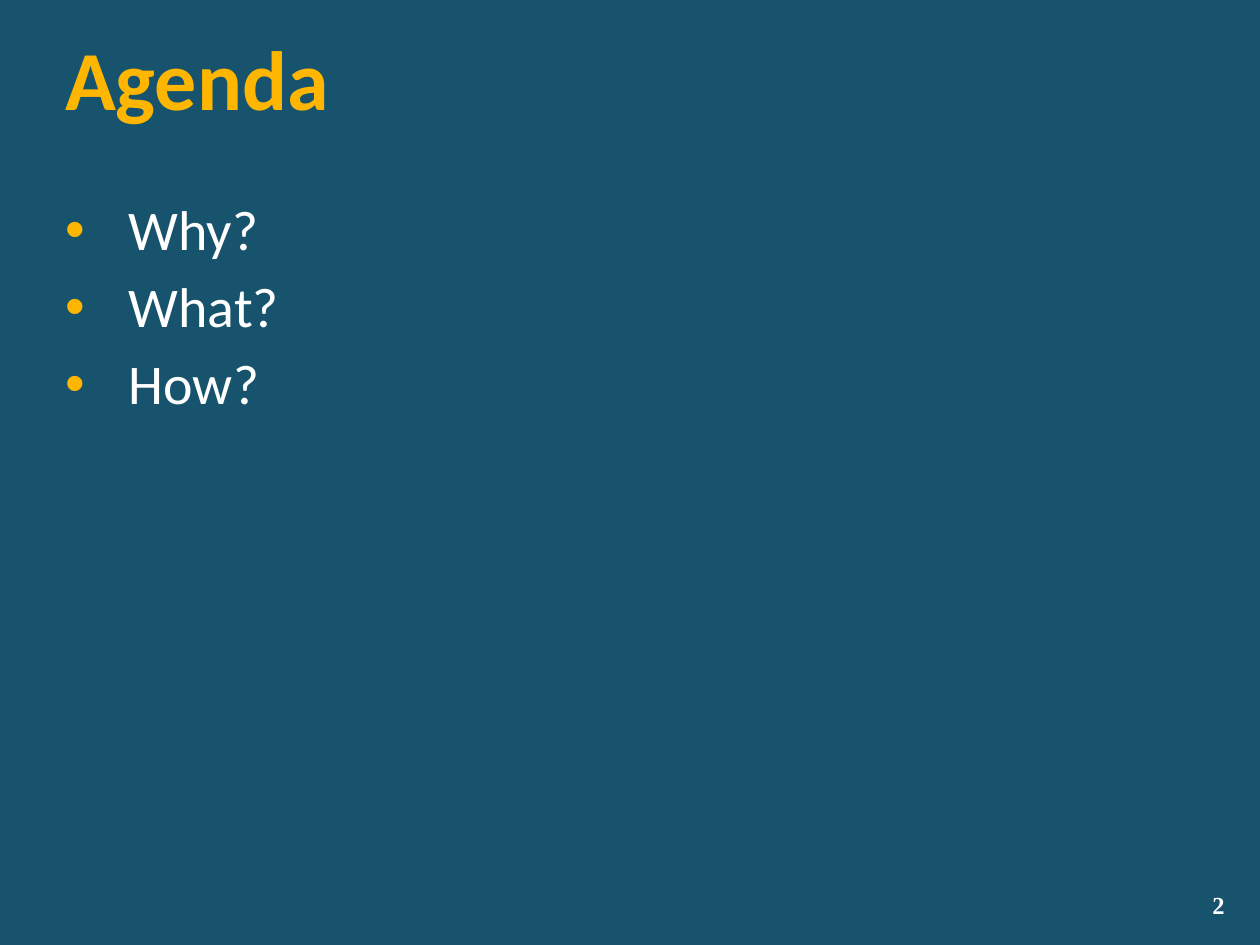
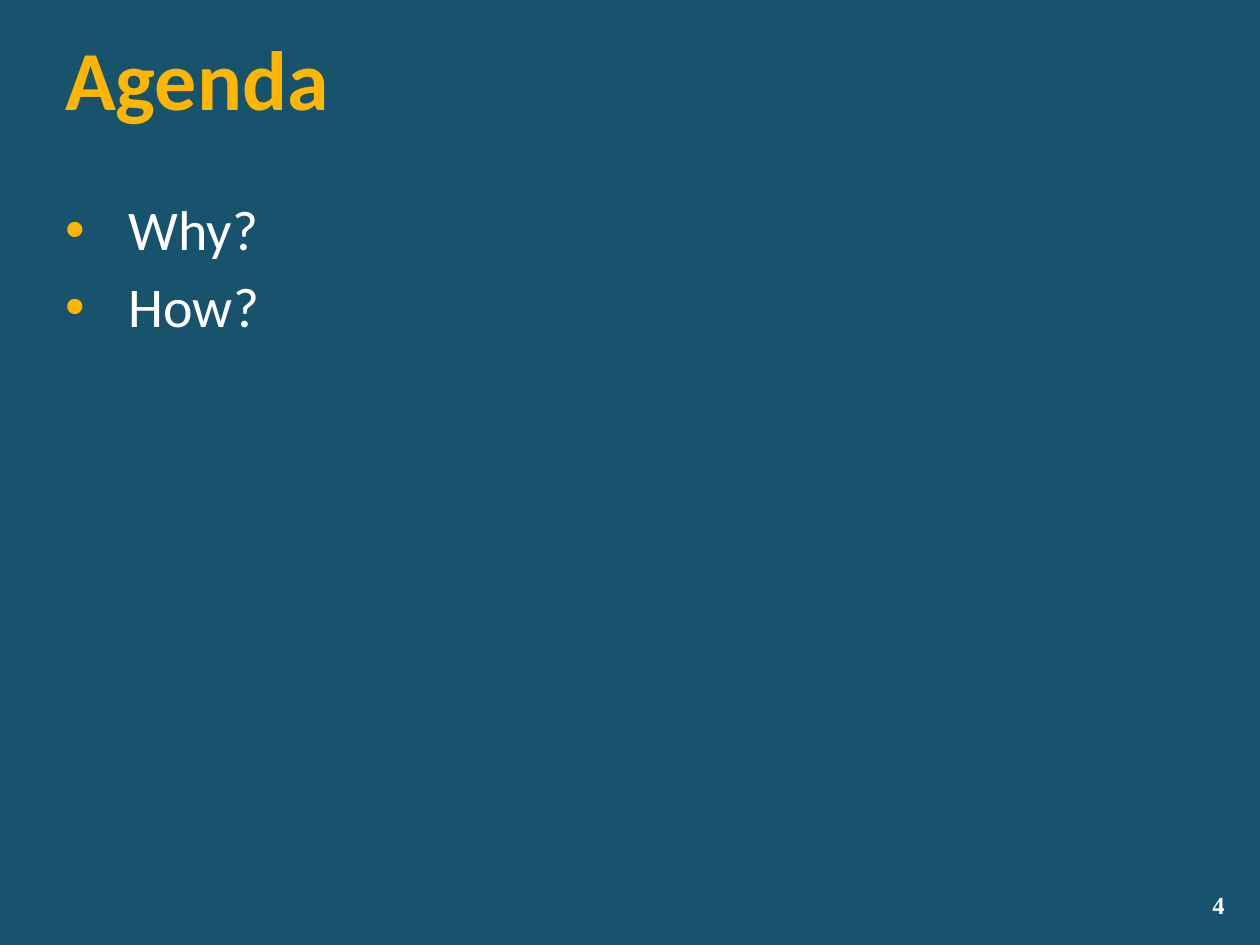
Before and after one commit to lozanotek/RefreshWithNuGet, a slide deck: slide 4 of slides/RefreshWithNuGet.pptx (slide 2 before the commit). Drawn at 1260x945 pixels with LibreOffice and Linux fonts; fonts in the diff are those of the drawing; background and template pictures are left out. Boxes give left, top, right and bottom in pixels: in the first picture for what was removed or moved away, otherwise in the second. Text is boxed around its words. In the diff, an @@ line names an element or a change of style, - is before the commit and + after.

```diff
--- a/slides/RefreshWithNuGet.pptx
+++ b/slides/RefreshWithNuGet.pptx
@@ text at bbox=[129, 288, 279, 328]: paragraph removed @@
-• What?
@@ page number at bbox=[1212, 898, 1224, 914]: text changed @@
-2
+4
```
Also in this commit, not shown: 4 other slides changed, 7 slides added, 2 slides removed.
